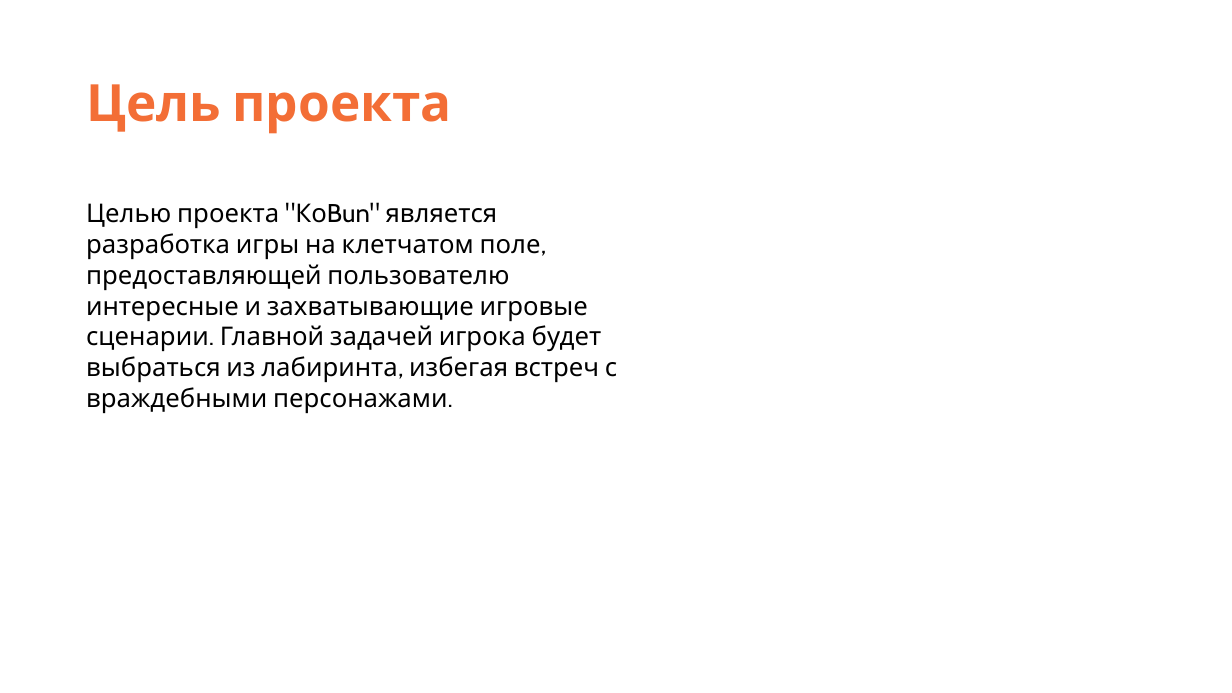
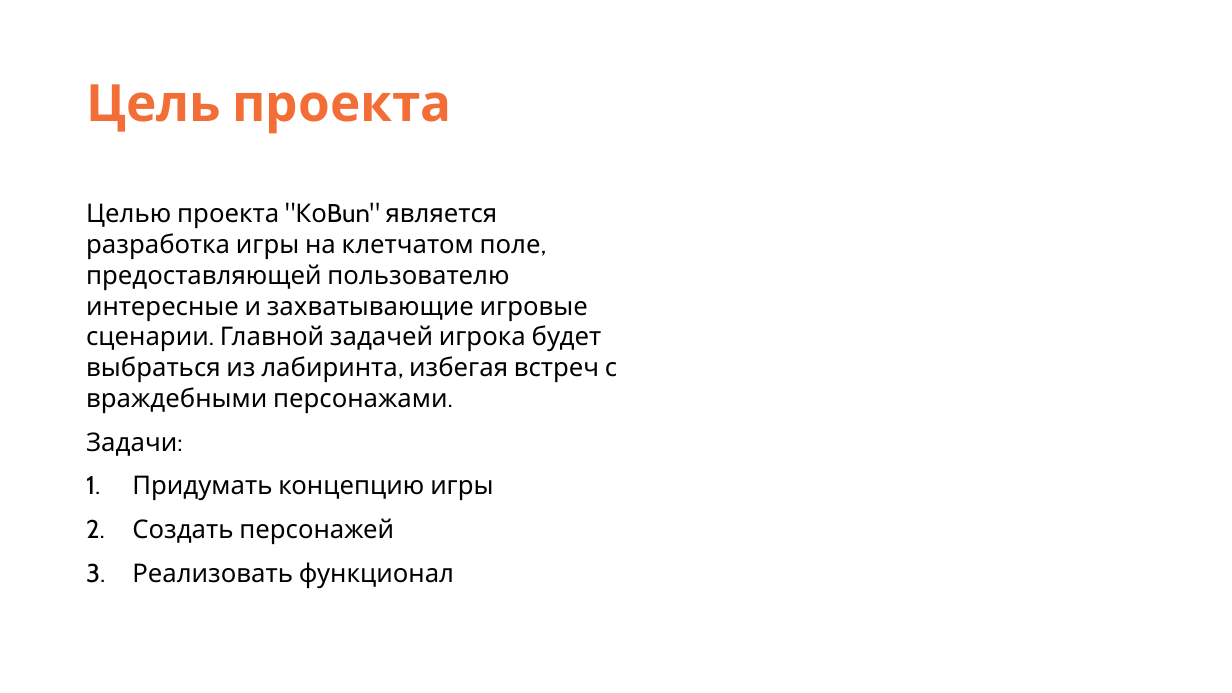
Before and after one commit to LenaKadilova/Pygame_project, a slide deck: slide 2 of презентация pygame.pptx. Drawn at 1232x693 pixels with LibreOffice and Linux fonts; fonts in the diff are those of the drawing; background and template pictures are left out. Boxes give left, top, right and bottom in pixels: in the first picture for what was removed or moved away, otherwise in the second. Text is boxed around its words. In the diff, an @@ line names an element or a change of style, - is before the commit and + after.

```diff
--- a/презентация pygame.pptx
+++ b/презентация pygame.pptx
@@ text at (86,432,493,588): paragraphs added @@
+Задачи:
+1. Придумать концепцию игры
+2. Создать персонажей
+3. Реализовать функционал
```
